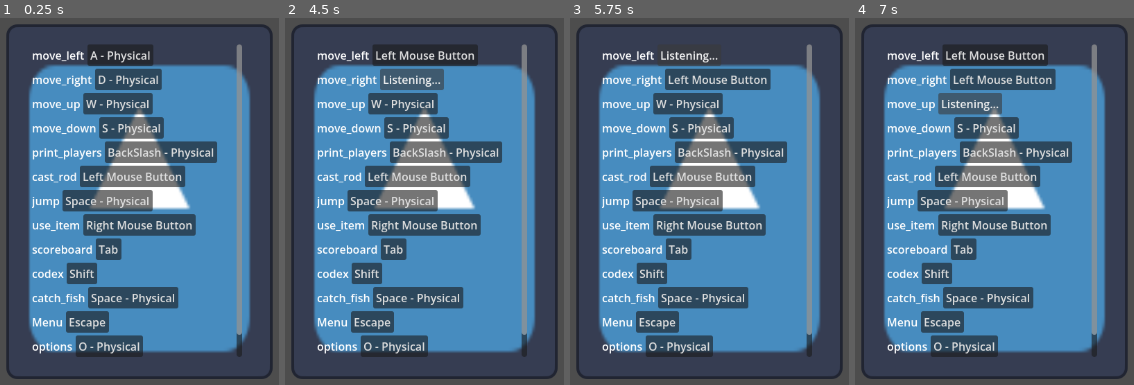
Above: before the commit, frames 1-4 (left to right).
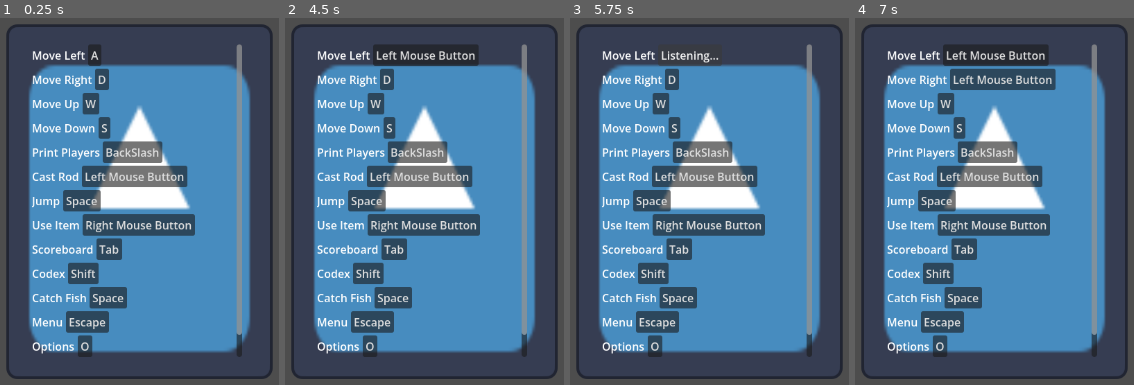
Above: after the commit, the same moments.

Repository: gmuGADIG/King-Fisher
Game: Godot game, scene res://ui/keybinds/keybind_menu.tscn
Two runs of this game, one before a commit and one after it. Both use one fixed random seed, a clock stepped at 60 frames per second and the inputs below. This scene is started directly instead of the project's main scene. The engine's default icon, where the game draws it, is replaced by a stand-in: a white triangle on a blue panel in a dark square.
Inputs (mouse positions are in pixels of both pictures, inside the frame that each line leads up to):
- Up to frame 1 (0.25 s): no input
- Up to frame 2 (4.5 s): click "Enter" at 0.5 s; click "Enter" at 1.25 s; click (404, 54) at 2 s, where only the run before the commit has a clickable "A - Physical"; click (404, 54) at 2.75 s, where only the run before the commit has a clickable "Listening..."; click (379, 54) at 3.5 s, where only the run after the commit has a clickable "A"; click (413, 80) at 4.25 s, where only the run before the commit has a clickable "D - Physical"
- Up to frame 3 (5.75 s): click "Left Mouse Button" at 5 s
- Up to frame 4 (7 s): click (958, 80) at 5.75 s, where only the run after the commit has a clickable "D"; click (972, 102) at 6.5 s, where only the run before the commit has a clickable "W - Physical"

The runs differ from the first frame. In frame 1, 14% of the frame differs, in the area x 11-78%, y 7-93%; in frame 2, 14%; in frame 3, 14%, in the area x 11-78%, y 8-93%; in frame 4, 12%.

Commit message:
friendly strings

Diff:
--- a/ui/keybinds/keybind.gd
+++ b/ui/keybinds/keybind.gd
@@ -16,9 +16,9 @@
 		var binding = binding_prototype.duplicate()
 		var binding_label: Label = binding.get_node("Label")
 		var binding_button: Button = binding.get_node("Button")
-		binding_label.text = action
+		binding_label.text = action.capitalize()
 		binding_button.pressed.connect(_on_keybind_button_pressed.bind(action, binding_button))
-		binding_button.text = InputMap.action_get_events(action)[0].as_text()
+		binding_button.text = InputMap.action_get_events(action)[0].as_text().replace(' - Physical', '')
 		keybind_buttons[action] = binding
 		vbox.add_child(binding)
 	binding_prototype.queue_free()
